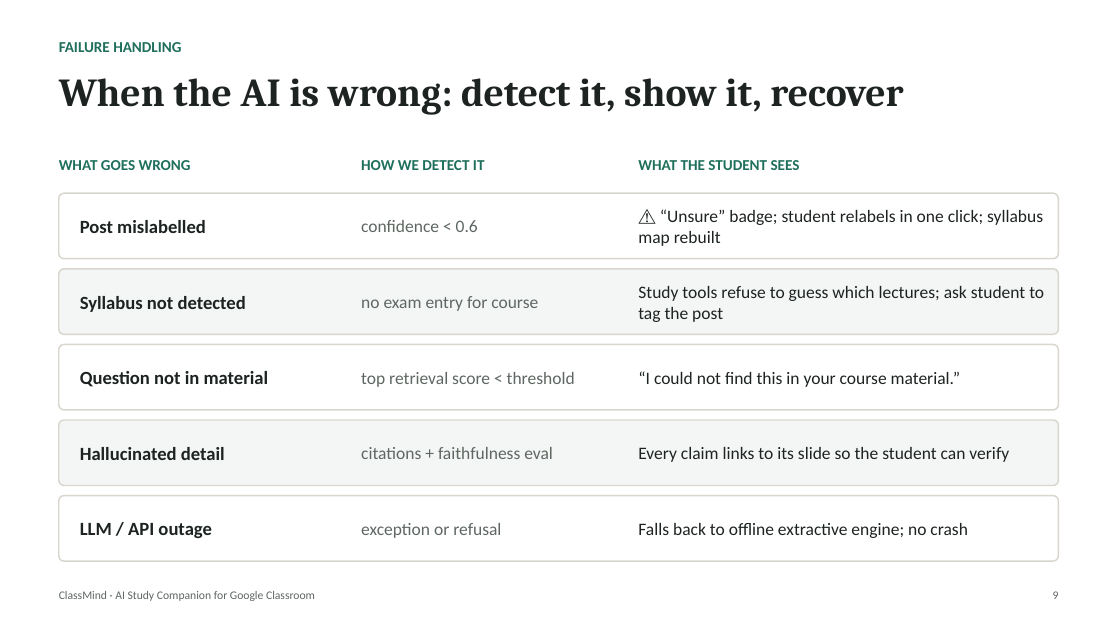
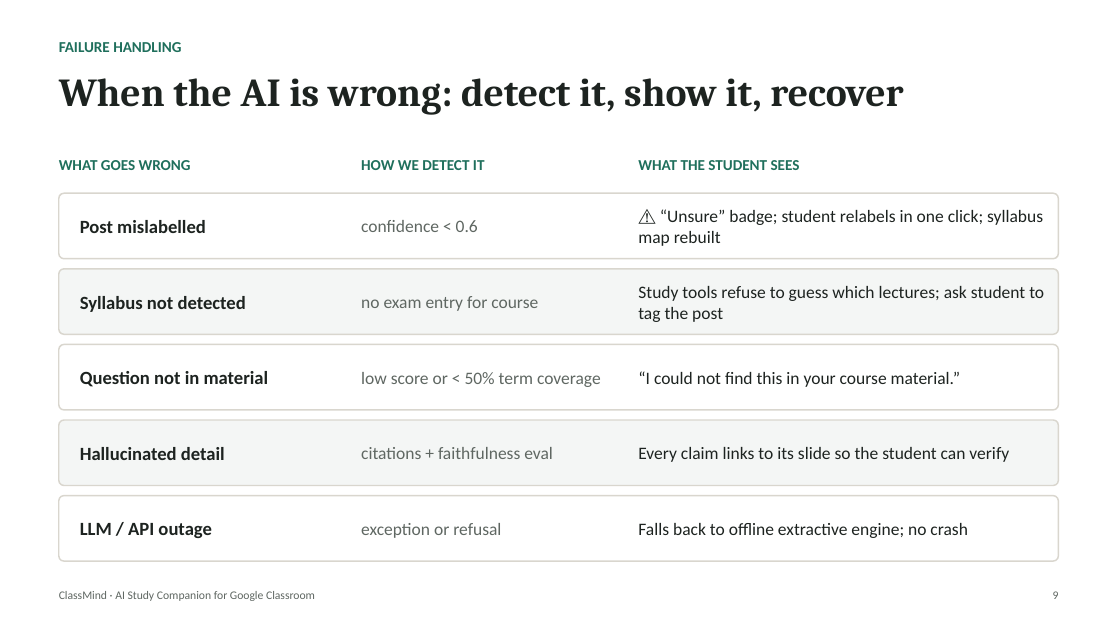
Before and after one commit to HamasNaveed/GenAI-Project, a slide deck: slide 9 of docs/ClassMind_Presentation.pptx. Drawn at 1120x630 pixels with LibreOffice and Linux fonts; fonts in the diff are those of the drawing. Boxes give left, top, right and bottom in pixels: in the first picture for what was removed or moved away, otherwise in the second. Text is boxed around its words. In the diff, an @@ line names an element or a change of style, - is before the commit and + after.

```diff
--- a/docs/ClassMind_Presentation.pptx
+++ b/docs/ClassMind_Presentation.pptx
@@ text at (361, 372, 601, 387): text changed @@
-top retrieval score < threshold
+low score or < 50% term coverage
```
Also in this commit, not shown: 6 other files.
